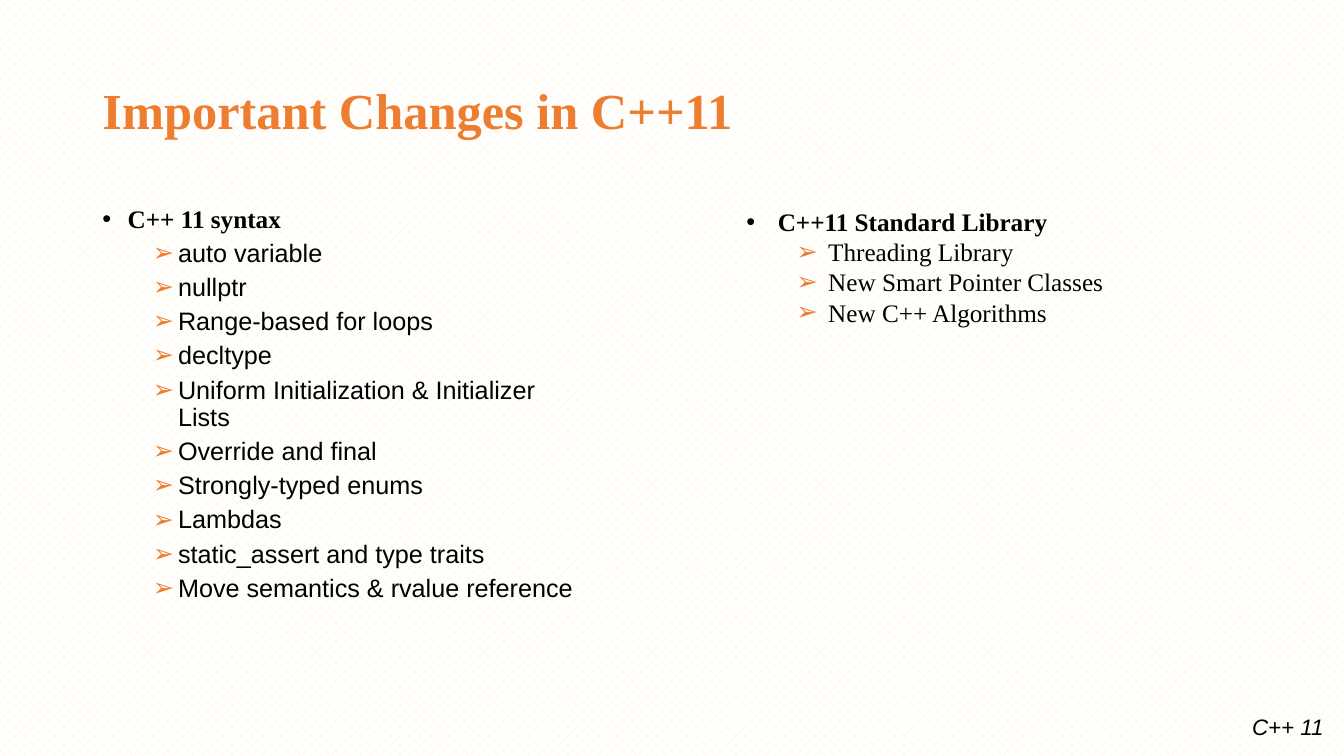
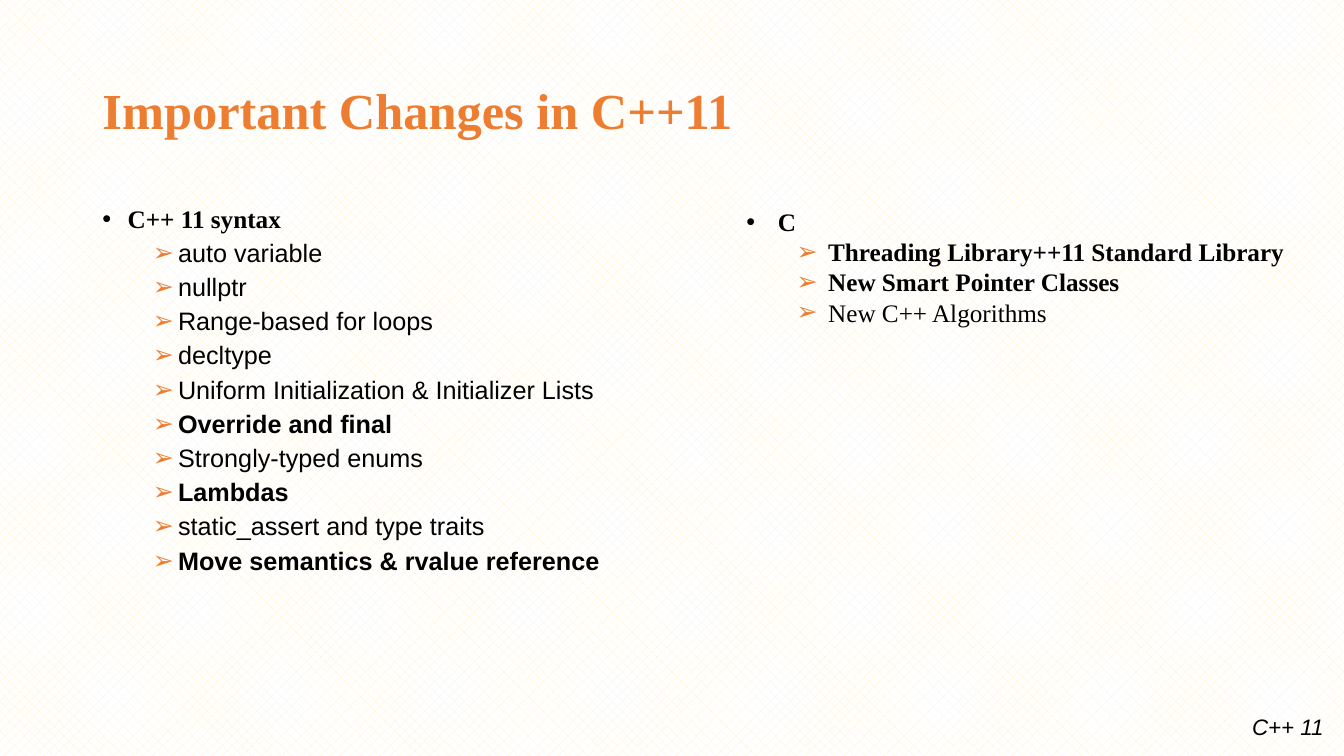
Before and after one commit to minhthedt/hello-world, a slide deck: slide 5 of Training/LG_Training_C++11.pptx. Drawn at 1344x756 pixels with LibreOffice and Linux fonts; fonts in the diff are those of the drawing; background and template pictures are left out. Boxes give left, top, right and bottom in pixels: in the first picture for what was removed or moved away, otherwise in the second. Text is boxed around its words. In the diff, an @@ line names an element or a change of style, - is before the commit and + after.

```diff
--- a/Training/LG_Training_C++11.pptx
+++ b/Training/LG_Training_C++11.pptx
@@ text at (x1=778, y1=214, x2=1284, y2=267): text changed @@
-• C++11 Standard Library
-  ➢ Threading Library
+• C
+  ➢ Threading Library++11 Standard Library
@@ text at (x1=828, y1=273, x2=1119, y2=292): bold on in "New Smart Pointer Classes" @@
@@ text at (x1=178, y1=414, x2=599, y2=571): bold on in "Override and final", "Lambdas", "Move semantics & rvalue reference" @@
```
Also in this commit, not shown: 18 other slides changed, 9 slides added, 2 slides removed, 46 other files.
